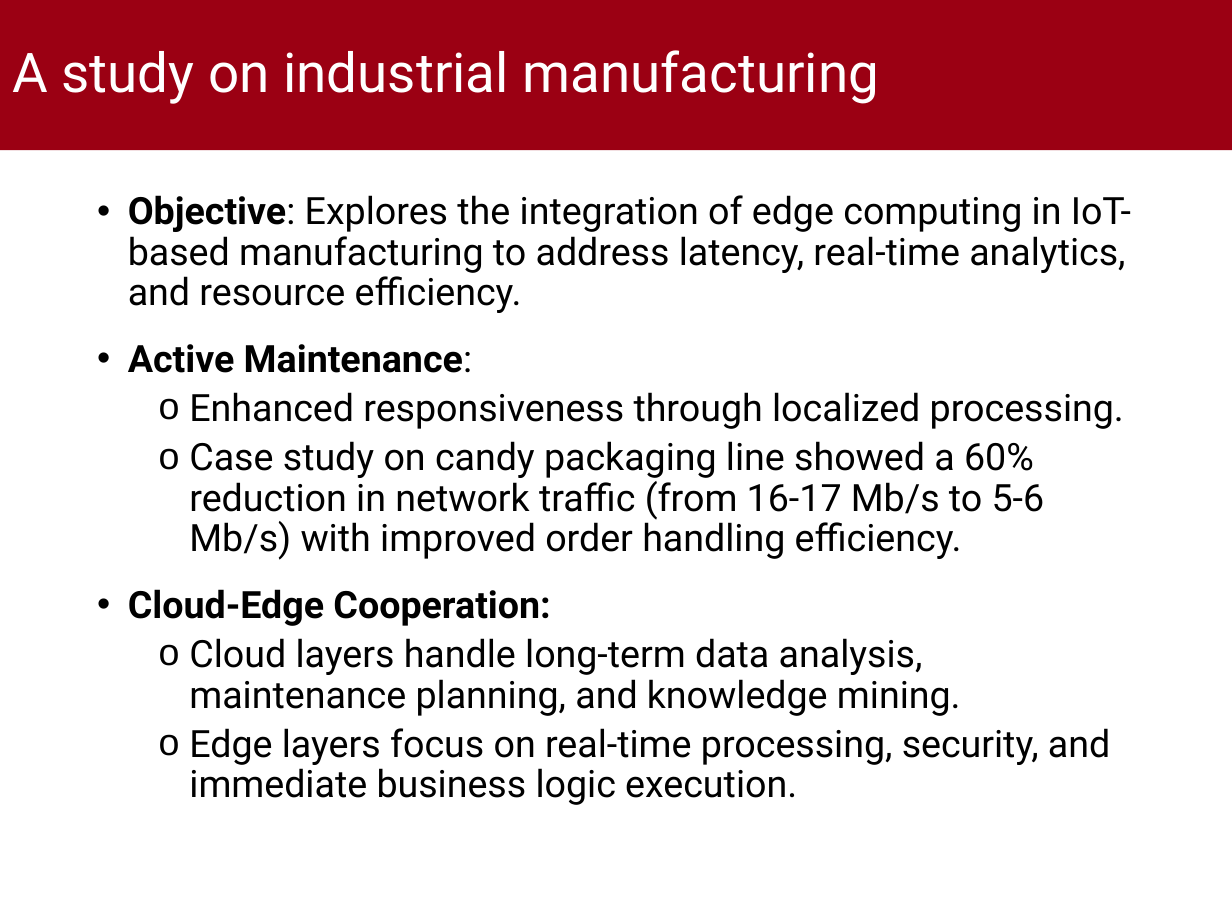
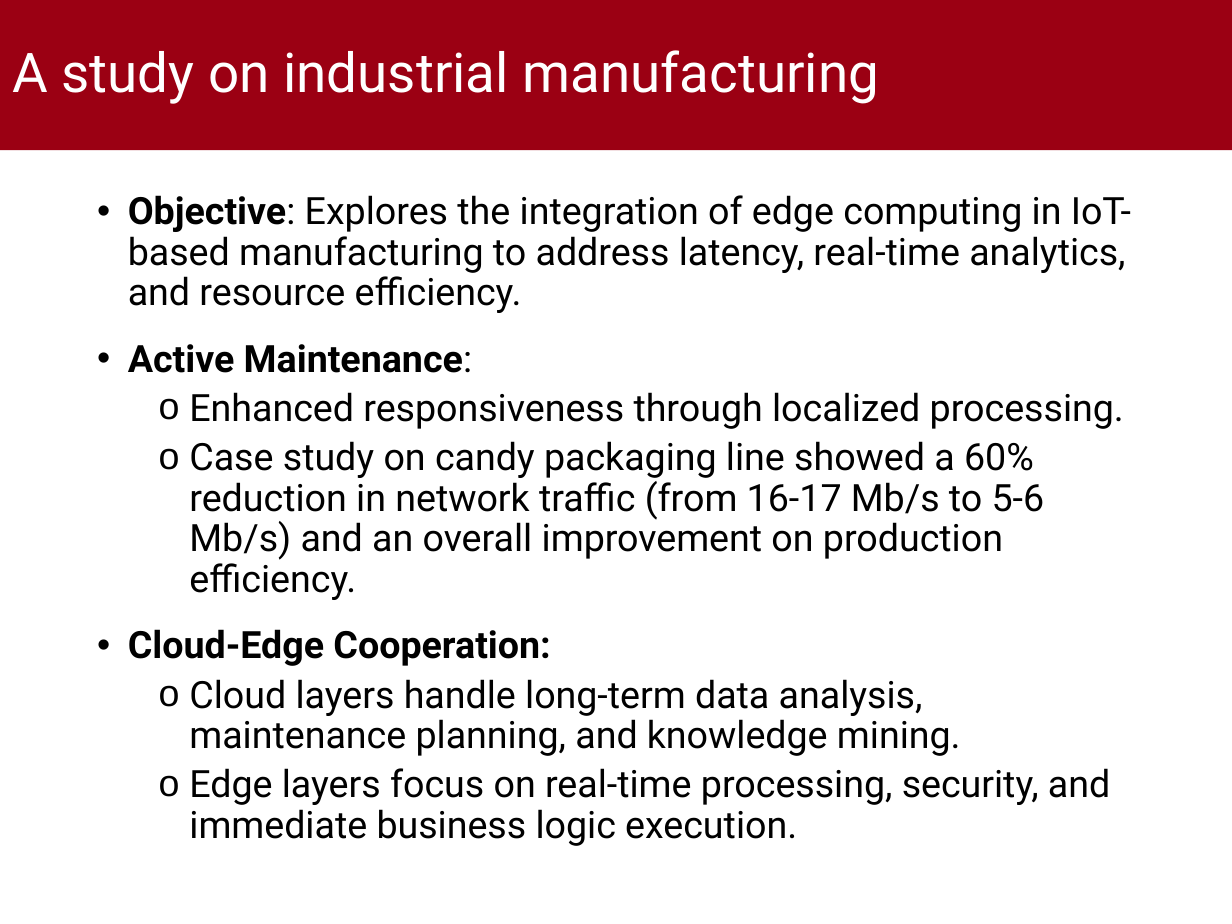
Before and after one commit to MikeIsBack/UniPD-MSc-Computer-Science-courses, a slide deck: slide 11 of Wireless Networks for Mobile Applications/Project/Presentation/Presentation.pptx (slide 12 before the commit). Drawn at 1232x924 pixels with LibreOffice and Linux fonts; fonts in the diff are those of the drawing; background and template pictures are left out. Boxes give left, top, right and bottom in pixels: in the first picture for what was removed or moved away, otherwise in the second. Text is boxed around its words. In the diff, an @@ line names an element or a change of style, - is before the commit and + after.

```diff
--- a/Wireless Networks for Mobile Applications/Project/Presentation/Presentation.pptx
+++ b/Wireless Networks for Mobile Applications/Project/Presentation/Presentation.pptx
@@ text at bbox=[189, 441, 1045, 600]: text changed @@
-  o Case study on candy packaging line showed a 60% reduction in network traffic (from 16-17 Mb/s to 5-6 Mb/s) with improved order handling efficiency.
+  o Case study on candy packaging line showed a 60% reduction in network traffic (from 16-17 Mb/s to 5-6 Mb/s) and an overall improvement on production efficiency.
```
Also in this commit, not shown: 3 other slides changed, 1 slide added, 3 slides removed, 2 other files.
